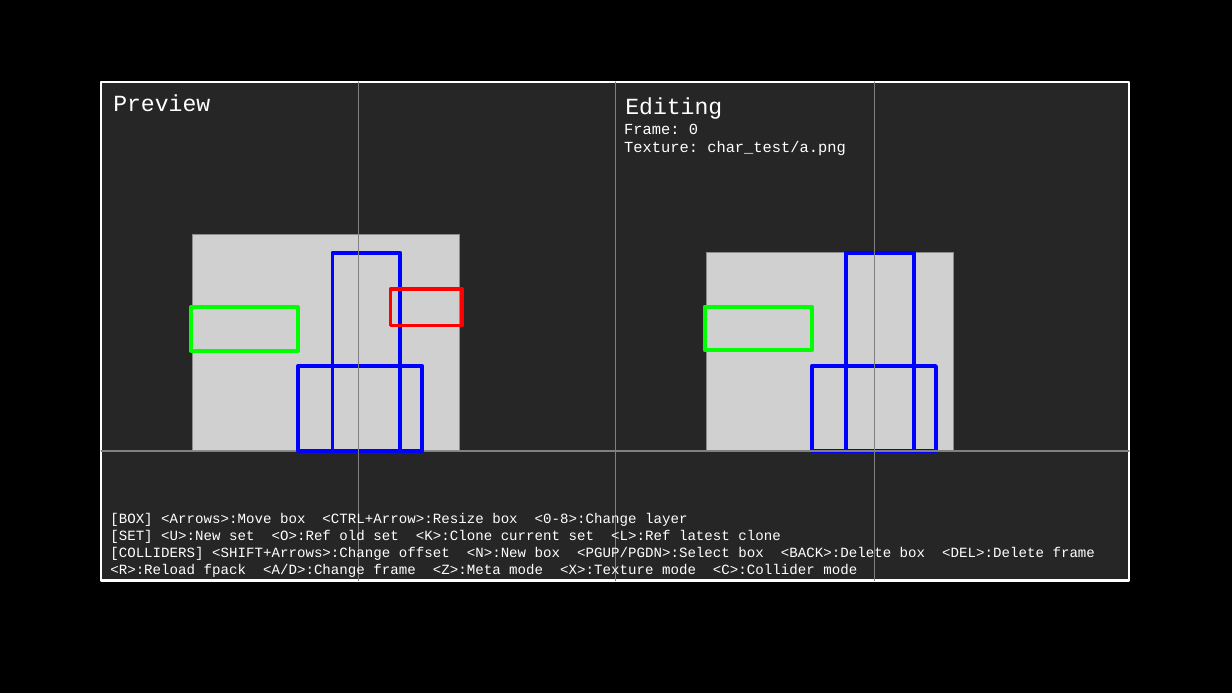
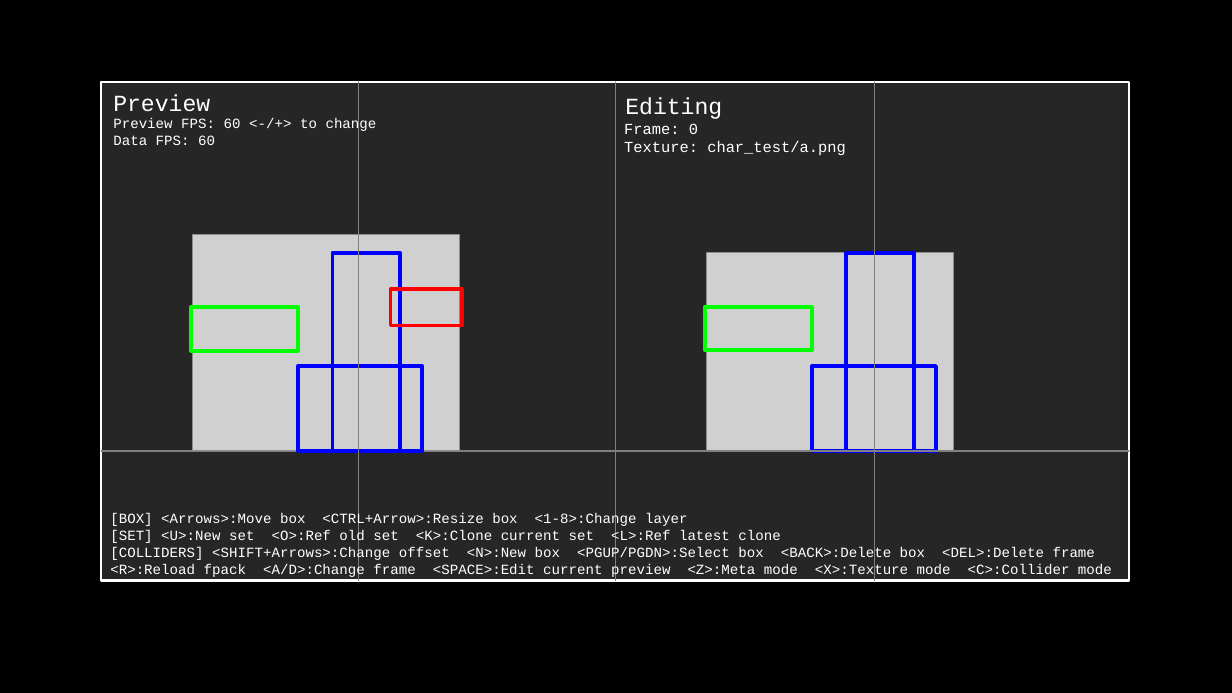
Before and after one commit to max-delta/retrofit-public, a slide deck: slide 8 of docs/graphics.pptx. Drawn at 1232x693 pixels with LibreOffice and Linux fonts; fonts in the diff are those of the drawing; grey boxes stand for pictures; background and template pictures are left out. Boxes give left, top, right and bottom in pixels: in the first picture for what was removed or moved away, otherwise in the second. Text is boxed around its words. In the diff, an @@ line names an element or a change of style, - is before the commit and + after.

Commit message:
Doc updates

```diff
--- a/docs/graphics.pptx
+++ b/docs/graphics.pptx
@@ text added at <box>113,118,377,145</box>, 11 pt, text #FFFFFF @@
+Preview FPS: 60 <-/+> to change
+Data FPS: 60
@@ text at <box>110,513,687,528</box>: text changed @@
-[BOX] <Arrows>:Move box <CTRL+Arrow>:Resize box <0-8>:Change layer
+[BOX] <Arrows>:Move box <CTRL+Arrow>:Resize box <1-8>:Change layer
@@ text at <box>110,564,1112,579</box>: text changed @@
-<R>:Reload fpack <A/D>:Change frame <Z>:Meta mode <X>:Texture mode <C>:Collider mode
+<R>:Reload fpack <A/D>:Change frame <SPACE>:Edit current preview <Z>:Meta mode <X>:Texture mode <C>:Collider mode
```
Also in this commit, not shown: 2 other slides changed.
